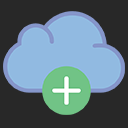
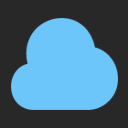
Comparing the layer stacks of the two 128 x 128 images. Changes:
removed layer "cloud-computing" over [3, 11, 125, 115]
renamed "Layer 2" to "Layer 3", painted on it over [3, 11, 125, 115]
